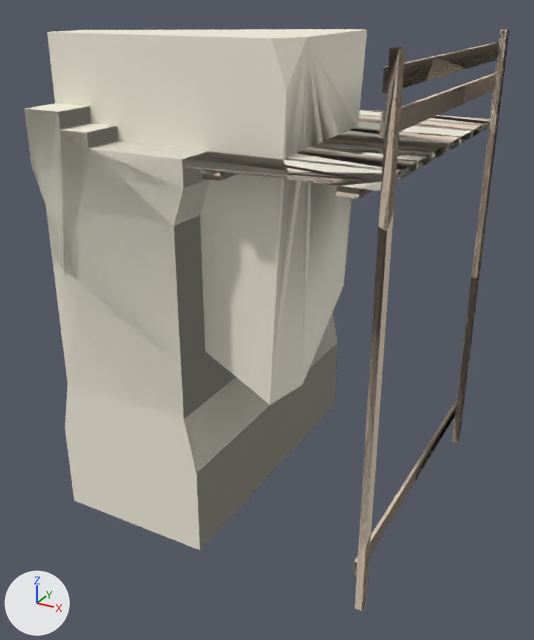
An edit to the FBX model Assets/Art/Model/Kenney Castle Kit/wallNarrowWoodFence.fbx, drawn before and after from the same camera.
One viewpoint serves both versions: a camera (50 mm lens) standing at (15.34, -14.59, 15.4) and looking at (4.96, 4.29, 5.96). The lights are fixed; the arrows at lower left show +X, +Y and +Z. Where no turn or scale is listed for an object, it has been applied to the vertices. Vertices at the same position are counted once.

In view in the first picture: 'wallNarrowWoodFence', 'wallNarrowWoodFence_cell', 'wallNarrowWoodFence_cell.001', 'wallNarrowWoodFence_cell.002', 'wallNarrowWoodFence_cell.003', 'wallNarrowWoodFence_cell.004', 'wallNarrowWoodFence_cell.005', 'wallNarrowWoodFence_cell.006', 'wallNarrowWoodFence_cell.007', 'wallNarrowWoodFence_cell.008', 'wallNarrowWoodFence_cell.010', 'wallNarrowWoodFence_cell.011', 'wallNarrowWoodFence_cell.012', 'wallNarrowWoodFence_cell.013', 'wallNarrowWoodFence_cell.014'.
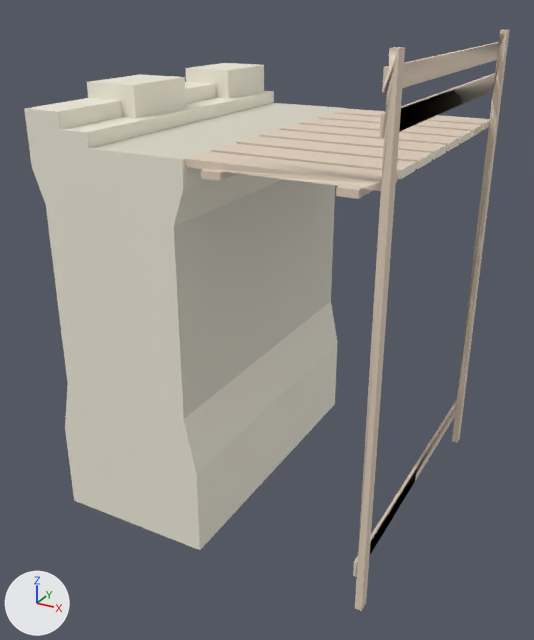
The newer file is also turned or shifted as a whole; pictures and numbers use the older file's frame.

The change, as a diff of the scene's bpy script:
```diff
--- a/Assets/Art/Model/Kenney Castle Kit/wallNarrowWoodFence.fbx.py
+++ b/Assets/Art/Model/Kenney Castle Kit/wallNarrowWoodFence.fbx.py
@@ me_wallnarrowwoodfence_002 @@
 me_wallnarrowwoodfence_002.from_pydata(...)  # 250 vertices, 580 faces; spans x 0.0..10.2, y 0.0..10.0, z 0.0..14.44
-me_wallnarrowwoodfence_002.materials.append(mat_wall_131)  # white #f4efde
-me_wallnarrowwoodfence_002.materials.append(mat_walldark_087)  # light grey #dedaca
-me_wallnarrowwoodfence_002.materials.append(mat_wood_050)  # beige #e6d4bf
+# me_wallnarrowwoodfence_002 part 1: the loose piece of 200 vertices spanning x 5.0..10.2, y 0.0..10.0, z 0.0..14.44 is deleted
+me_wallnarrowwoodfence_002.materials.append(mat_wall)  # white #f4efde
+me_wallnarrowwoodfence_002.materials.append(mat_walldark)  # light grey #dedaca
@@ ob_wallnarrowwoodfence_cell_008 @@
-ob_wallnarrowwoodfence_cell_008 = bpy.data.objects.new('wallNarrowWoodFence_cell.008', me_wallnarrowwoodfence_cell_026)
@@ ob_wallnarrowwoodfence_cell_004 @@
-ob_wallnarrowwoodfence_cell_004 = bpy.data.objects.new('wallNarrowWoodFence_cell.004', me_wallnarrowwoodfence_cell_022)
@@ ob_wallnarrowwoodfence_cell_006 @@
-ob_wallnarrowwoodfence_cell_006 = bpy.data.objects.new('wallNarrowWoodFence_cell.006', me_wallnarrowwoodfence_cell_024)
@@ ob_wallnarrowwoodfence_cell @@
-ob_wallnarrowwoodfence_cell = bpy.data.objects.new('wallNarrowWoodFence_cell', me_wallnarrowwoodfence_cell_027)
@@ ob_wallnarrowwoodfence_cell_005 @@
-ob_wallnarrowwoodfence_cell_005 = bpy.data.objects.new('wallNarrowWoodFence_cell.005', me_wallnarrowwoodfence_cell_023)
@@ ob_wallnarrowwoodfence_cell_010 @@
-ob_wallnarrowwoodfence_cell_010 = bpy.data.objects.new('wallNarrowWoodFence_cell.010', me_wallnarrowwoodfence_cell_030)
@@ ob_wallnarrowwoodfence_cell_007 @@
-ob_wallnarrowwoodfence_cell_007 = bpy.data.objects.new('wallNarrowWoodFence_cell.007', me_wallnarrowwoodfence_cell_025)
@@ ob_wallnarrowwoodfence_cell_014 @@
-ob_wallnarrowwoodfence_cell_014 = bpy.data.objects.new('wallNarrowWoodFence_cell.014', me_wallnarrowwoodfence_cell_034)
@@ ob_wallnarrowwoodfence_cell_002 @@
-ob_wallnarrowwoodfence_cell_002 = bpy.data.objects.new('wallNarrowWoodFence_cell.002', me_wallnarrowwoodfence_cell_020)
@@ ob_wallnarrowwoodfence_cell_013 @@
-ob_wallnarrowwoodfence_cell_013 = bpy.data.objects.new('wallNarrowWoodFence_cell.013', me_wallnarrowwoodfence_cell_033)
@@ ob_wallnarrowwoodfence_cell_001 @@
-ob_wallnarrowwoodfence_cell_001 = bpy.data.objects.new('wallNarrowWoodFence_cell.001', me_wallnarrowwoodfence_cell_028)
@@ ob_wallnarrowwoodfence_cell_003 @@
-ob_wallnarrowwoodfence_cell_003 = bpy.data.objects.new('wallNarrowWoodFence_cell.003', me_wallnarrowwoodfence_cell_021)
@@ ob_wallnarrowwoodfence_cell_011 @@
-ob_wallnarrowwoodfence_cell_011 = bpy.data.objects.new('wallNarrowWoodFence_cell.011', me_wallnarrowwoodfence_cell_031)
@@ ob_wallnarrowwoodfence_cell_012 @@
-ob_wallnarrowwoodfence_cell_012 = bpy.data.objects.new('wallNarrowWoodFence_cell.012', me_wallnarrowwoodfence_cell_032)
@@ ob_bridge_6 @@
+ob_bridge_6 = bpy.data.objects.new('bridge 6', me_mesh_001)  # 200 vertices, 484 faces; spans x 0.0..5.2, y 0.0..10.0, z 0.0..14.44; in mat_wood (beige #e6d4bf), mat_wall (white #f4efde)
+ob_bridge_6.location = (5.0, 0.0, 0.0)
```

Where the change shows, as pixel boxes [x1, y1, x2, y2] in the pictures (534 x 640 px):
'wallNarrowWoodFence_cell.004', deleted: before [47, 29, 367, 405]
'wallNarrowWoodFence_cell.001', deleted: before [25, 103, 338, 550]
'bridge 6', added: after [185, 30, 510, 611]
'wallNarrowWoodFence_cell', deleted: before [30, 107, 209, 366]
'wallNarrowWoodFence_cell.002', deleted: before [358, 30, 509, 278]
'wallNarrowWoodFence_cell.005', deleted: before [299, 48, 434, 231]
'wallNarrowWoodFence_cell.003', deleted: before [283, 134, 459, 194]
'wallNarrowWoodFence_cell.007', deleted: before [65, 290, 277, 549]
'wallNarrowWoodFence_cell.010', deleted: before [359, 212, 394, 547]
'wallNarrowWoodFence_cell.014', deleted (beige): before [353, 277, 479, 611]
'wallNarrowWoodFence_cell.008', deleted: before [185, 151, 288, 181]
'wallNarrowWoodFence_cell.006', deleted: before [273, 315, 337, 469]
'wallNarrowWoodFence_cell.012', deleted: before [427, 50, 469, 81]
'wallNarrowWoodFence_cell.013', deleted: before [412, 85, 465, 125]
'wallNarrowWoodFence_cell.011', deleted: before [355, 126, 417, 134]
part 1 of me_wallnarrowwoodfence_002, deleted: before [185, 30, 510, 609]
